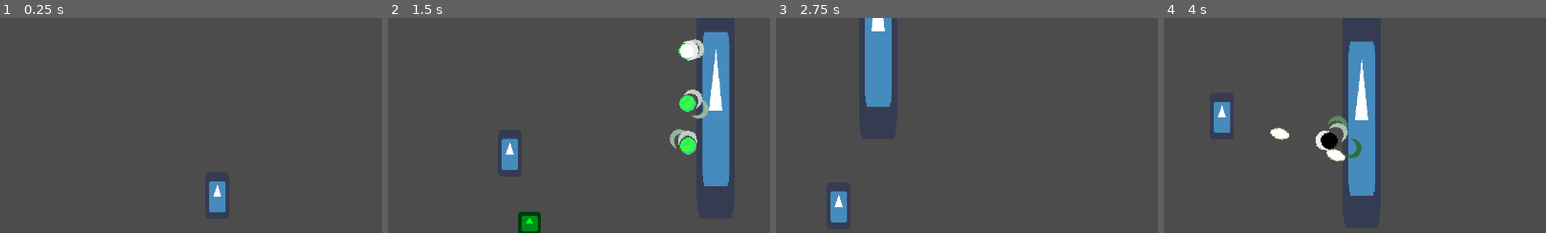
Above: before the commit, frames 1-4 (left to right).
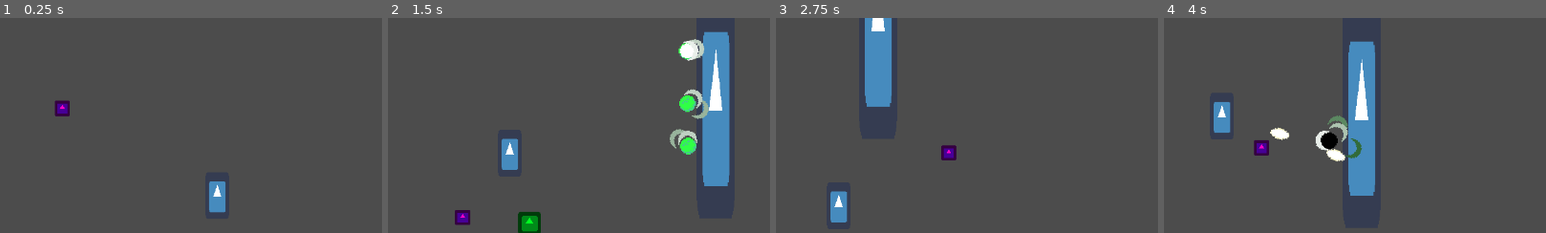
Above: after the commit, the same moments.

Repository: florian-rieder/2DShooter
Game: Godot game, scene res://test.tscn
Same seed, same stepped clock (60 frames per second), same inputs: the game is played once before the commit and once after it. The engine's default icon, where the game draws it, is replaced by a stand-in: a white triangle on a blue panel in a dark square. Sound files missing from this copy of the repository are replaced by a short silence.
Inputs (mouse positions are % of the whole screen's width and height, from its top left):
- Up to frame 1 (0.25 s): no input
- Up to frame 2 (1.5 s): move the mouse to (72, 45) at 0.52 s; hold D (right) 0.53-1.28 s; hold Space (fire) 0.53-1.28 s; move the mouse to (30, 55) at 1.27 s; hold S (down) from 1.28 s (still down); tap Space (fire) at 1.35 s
- Up to frame 3 (2.75 s): move the mouse to (60, 28) at 2.02 s; release S (down) at 2.03 s; hold D (right) from 2.03 s (still down); hold C from 2.03 s (still down); tap Space (fire) at 2.3 s
- Up to frame 4 (4 s): move the mouse to (45, 70) at 2.77 s; release D (right) at 2.78 s; release C at 2.78 s; hold W (up) 2.78-3.53 s; tap Space (fire) at 2.85 s; move the mouse to (80, 65) at 3.52 s; hold A (left) from 3.53 s (still down); hold Space (fire) from 3.53 s (still down)
The pictures show only the part of the screen within x 33-83%, y 20-70%; the shares and areas given below are measured in that part.

The runs differ from the first frame. In frame 1, 0.3% of the frame differs, in the area x 14-19%, y 38-46%; in frame 2, 0.3%; in frame 3, 0.3%; in frame 4, 0.3%.

Commit message:
added enemy spawn limit
+ fixed warnings
+ removed return_value_discarded warnings
+ added sfx to SFX audio bus

Diff:
--- a/2DShooter/Characters/Player/Lookahead.gd
+++ b/2DShooter/Characters/Player/Lookahead.gd
@@ -8,7 +8,7 @@
 # Moves the camera focus in the direction the player is facing
 func direction(direction, mouse_pos):
     # mouse_pos: position of the mouse relative to the player
-    var movement_vector = direction.normalized() * distance
+    var movement_vector = direction * distance
     position = movement_vector/2 + mouse_pos/3 + kickback_vector
     kickback_vector = Vector2.ZERO
 
--- a/2DShooter/Characters/Player/Player.gd
+++ b/2DShooter/Characters/Player/Player.gd
@@ -40,6 +40,6 @@
     get_tree().reload_current_scene()
 
 
-func _on_Weapon_shot_fired(weapon):
+func _on_Weapon_shot_fired(weapon_data):
     var direction = (global_position - get_global_mouse_position()).normalized()
-    move_and_slide(direction * weapon.kickback)
+    move_and_slide(direction * weapon_data.kickback)
--- a/2DShooter/Characters/Player/Player.tscn
+++ b/2DShooter/Characters/Player/Player.tscn
@@ -38,7 +38,6 @@
 distance = Vector2( 100, 100 )
 
 [node name="DebugSprite" type="Sprite" parent="Lookahead" index="0"]
-visible = false
 modulate = Color( 1, 0, 0.913725, 1 )
 self_modulate = Color( 1, 0, 0.866667, 1 )
 scale = Vector2( 0.2, 0.2 )
--- a/2DShooter/Director/Director.gd
+++ b/2DShooter/Director/Director.gd
@@ -1,14 +1,13 @@
 extends Node
 
+
 onready var _tree = get_tree()
-
 var enemy_types = {
     'BaseEnemy': preload('res://Characters/BaseEnemy/BaseEnemy.tscn'),
     }
-
 var sensed_difficulty : float
 var target_difficulty : float
-var max_enemies : int = 500
+var max_enemies : int = 100
 
 # call function on each member of a group:
 # get_tree().call_group("my_group","my_function",args...)
@@ -16,14 +15,15 @@
 var c = 0
 func _process(delta):
     if c > 1:
-        spawn_enemies()
+        var n_enemies = len(get_enemies())
+        if n_enemies < max_enemies:
+            spawn_enemies()
         c = 0
     c+=delta
 
+
 func estimate_difficulty():
     # estimate current difficulty level based on metrics
-    var n_enemies = len(get_enemies())
-
     pass
 
 
--- a/2DShooter/Projectile/Projectile.gd
+++ b/2DShooter/Projectile/Projectile.gd
@@ -37,6 +37,7 @@
     var pick_sound = randi() % projectile.impact_sounds.size() # Pick a random sound
     audio_node.stream = projectile.impact_sounds[pick_sound]
     audio_node.pitch_scale = rand_range(0.95, 1.05)
+    audio_node.bus = "SFX"
     _root.add_child(audio_node)
     audio_node.play()
     # destroy the node when the sound is finished playing
--- a/2DShooter/Weapon/Weapon.gd
+++ b/2DShooter/Weapon/Weapon.gd
@@ -61,6 +61,7 @@
     var pick_sound = randi() % weapon.fire_sounds.size() # Pick a random sound
     audio_node.stream = weapon.fire_sounds[pick_sound]
     audio_node.pitch_scale = rand_range(0.95, 1.05)
+    audio_node.bus = "SFX"
     _root.add_child(audio_node)
     audio_node.play()
     audio_node.connect("finished", audio_node, "queue_free")
--- a/2DShooter/project.godot
+++ b/2DShooter/project.godot
@@ -70,6 +70,10 @@
 [autoload]
 
 Director="*res://Director/Director.gd"
+
+[debug]
+
+gdscript/warnings/return_value_discarded=false
 
 [display]
 
